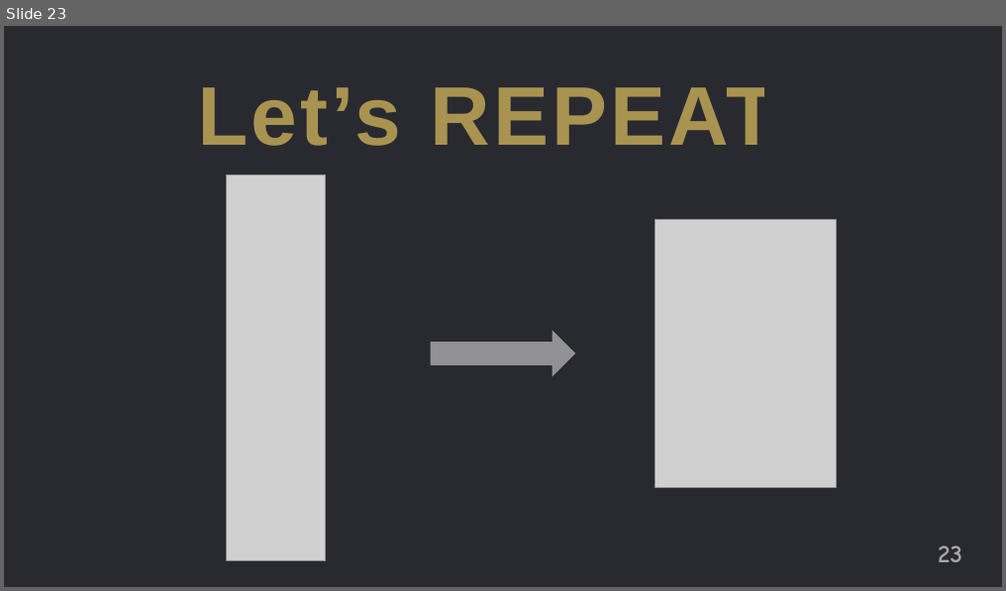
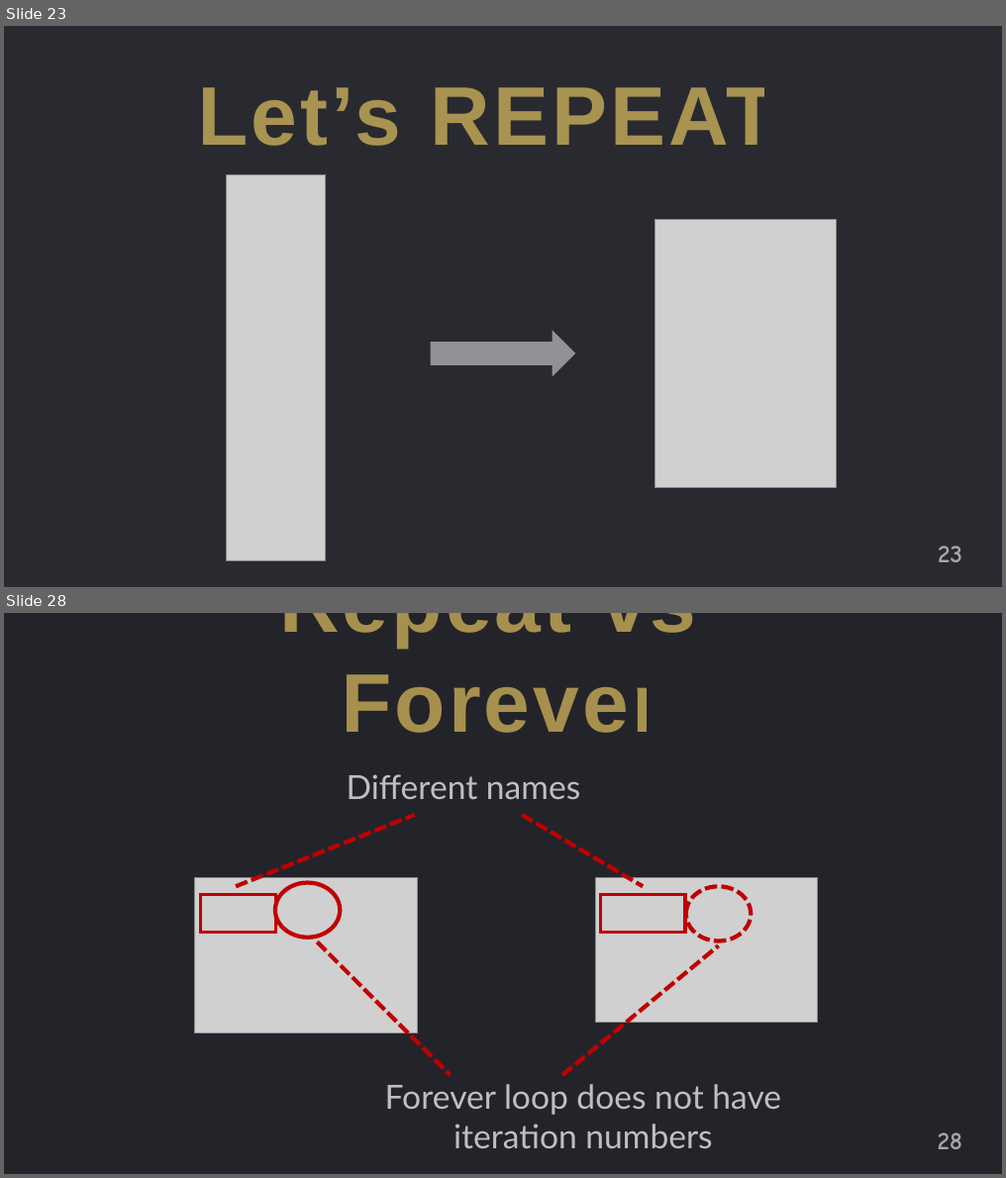
Before and after one commit to jguo108/My-Programming-Courses, a slide deck: Scratch for Newbies/Level1/Lesson 4 - Ghost Buster/Notes/Notes.pptx. Shown one above the other, each under a label of ours: slide 23 before the commit, slides 23 and 28 after it; the slides between them are not shown. The pictures are 1006x591 and 1006x1178 pixels, drawn with LibreOffice and Linux fonts; fonts in the diff are those of the drawing; grey boxes stand for pictures. Boxes give left, top, right and bottom in pixels: in the first picture for what was removed or moved away, otherwise in the second. Text is boxed around its words. In the diff, an @@ line names an element or a change of style, - is before the commit and + after.

```diff
--- a/Scratch for Newbies/Level1/Lesson 4 - Ghost Buster/Notes/Notes.pptx
+++ b/Scratch for Newbies/Level1/Lesson 4 - Ghost Buster/Notes/Notes.pptx
@@ slide 28 added at <box>4,613,1002,1174</box>, background #FFFFFF @@
@@ rectangle added at <box>4,613,1002,1174</box>, fill #23242A @@
@@ text added at <box>279,613,723,733</box>, 80 pt, text #FFD966 at 60% opacity, bold @@
+Repeat vs. Forever
@@ text added at <box>347,774,580,799</box>, 32 pt, text #BFBFBF @@
+Different names
@@ line added from (236, 886) to (414, 815), #C00000 4 pt dashed @@
@@ line added from (522, 815) to (643, 886), #C00000 4 pt dashed @@
@@ picture added at <box>195,878,417,1034</box> @@
@@ picture added at <box>595,878,818,1023</box> @@
@@ rectangle added at <box>200,895,275,933</box>, outline #C00000 3 pt @@
@@ ellipse added at <box>275,883,340,938</box>, outline #C00000 4 pt @@
@@ rectangle added at <box>601,895,686,933</box>, outline #C00000 3 pt @@
@@ ellipse added at <box>686,886,750,941</box>, outline #C00000 4 pt dashed @@
@@ line added from (317, 943) to (450, 1075), #C00000 4 pt dashed @@
@@ line added from (562, 1075) to (719, 947), #C00000 4 pt dashed @@
@@ text added at <box>385,1084,781,1149</box>, 32 pt, text #BFBFBF @@
+Forever loop does not have iteration numbers
@@ page number added at <box>938,1133,962,1150</box>, 24 pt, text #A6A6A6, bold @@
+28
```
Also in this commit, not shown: 8 other slides added, 18 other files.
